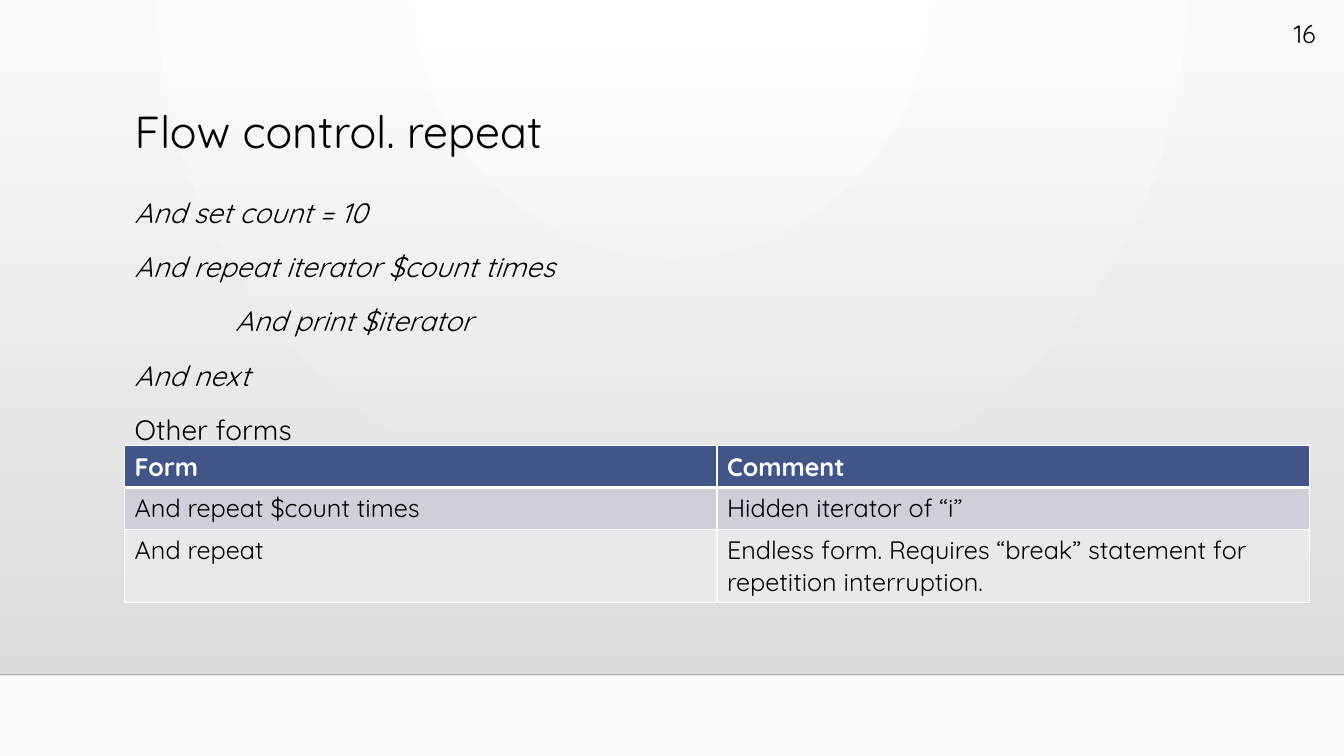
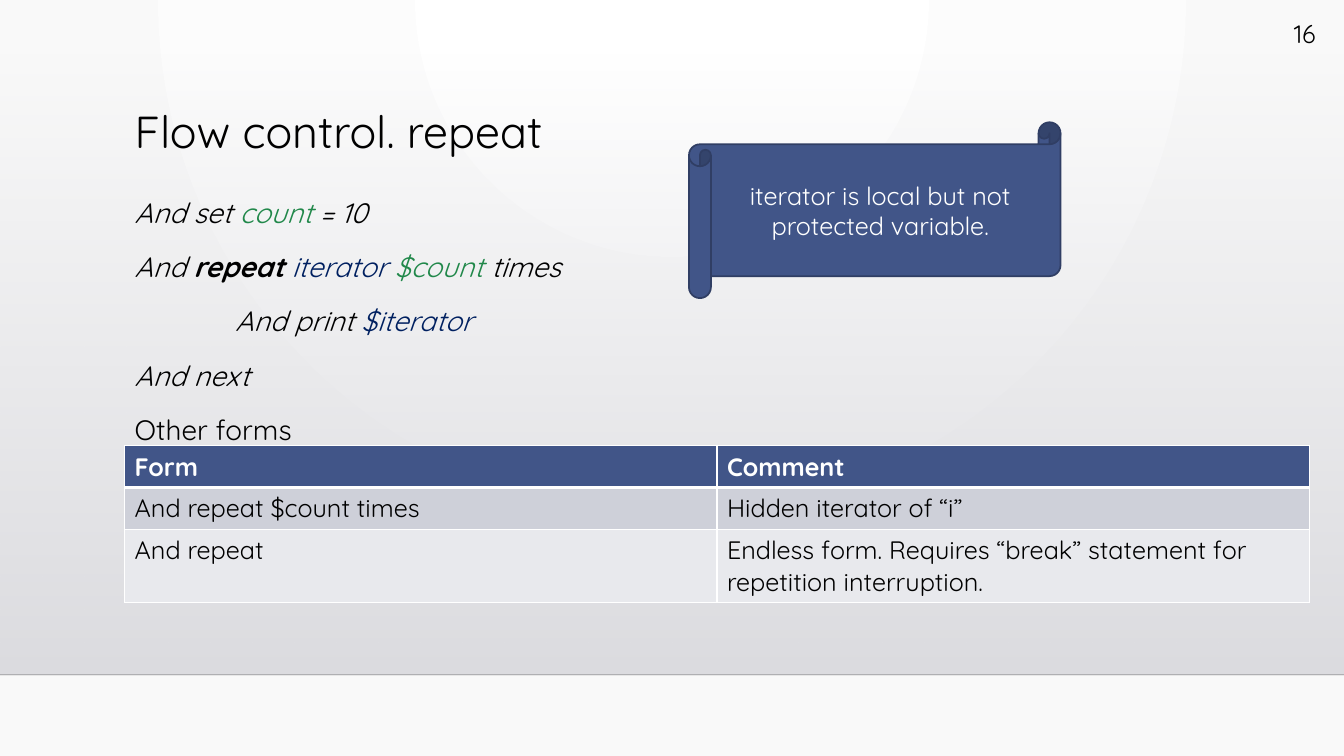
Before and after one commit to slipchansky/ats-unified, a slide deck: slide 61 of ats-presentation/ats-unified.pptx (slide 48 before the commit). Drawn at 1344x756 pixels with LibreOffice and Linux fonts; fonts in the diff are those of the drawing; background and template pictures are left out. Boxes give left, top, right and bottom in pixels: in the first picture for what was removed or moved away, otherwise in the second. Text is boxed around its words. In the diff, an @@ line names an element or a change of style, - is before the commit and + after.

```diff
--- a/ats-presentation/ats-unified.pptx
+++ b/ats-presentation/ats-unified.pptx
@@ horizontal scroll added at [690, 122, 1062, 297], fill #415588, outline #303F65 1.25 pt, 18 pt, text #FFFFFF @@
+iterator is local but not protected variable.
@@ text at [135, 203, 561, 337]: text colour #000000 to #21884A in "count", "$count"; text colour #000000 to #002060 in "iterator", "$iterator"; bold on in "repeat" @@
```
Also in this commit, not shown: 30 other slides changed, 14 slides added, 1 slide removed.
